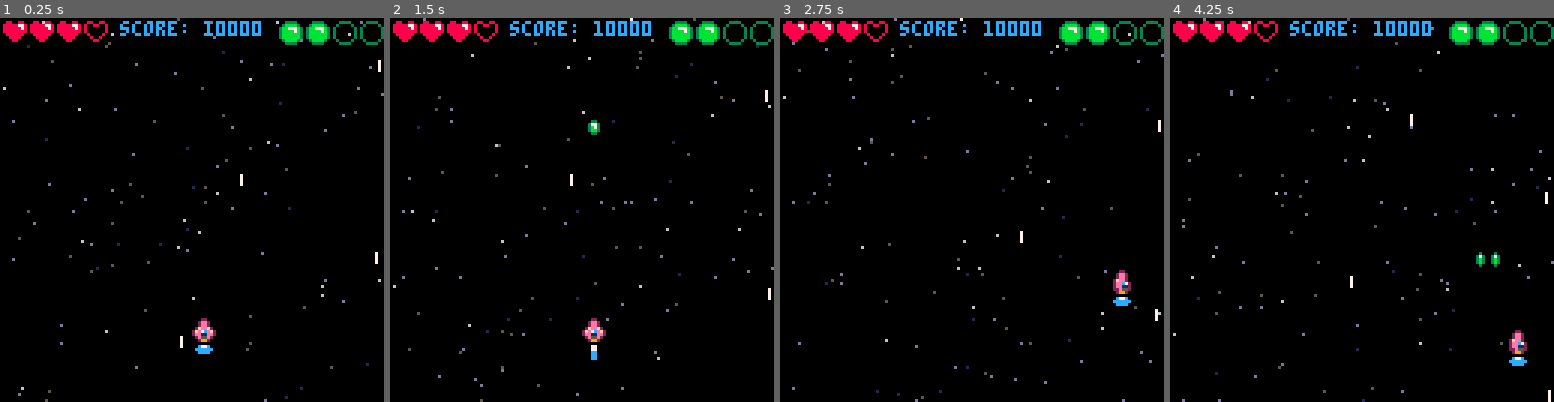
Above: before the commit, frames 1-4 (left to right).
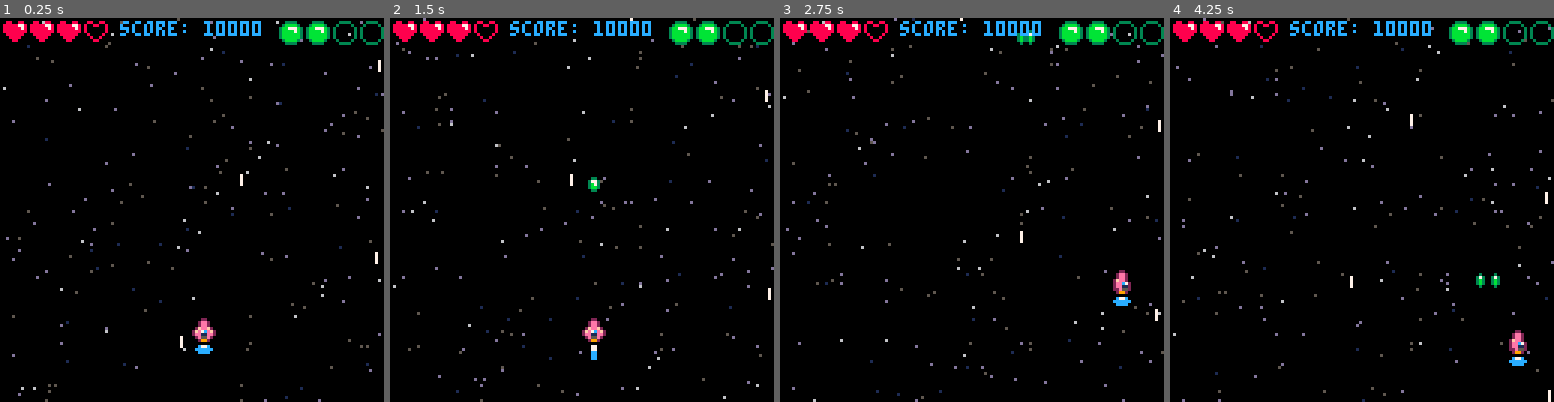
Above: after the commit, the same moments.

Repository: CalebmKopp/shmuptut
Game: PICO-8 cartridge shmup.p8
Two runs of this game, one before a commit and one after it. Both use one fixed random seed, a clock stepped at 60 frames per second and the inputs below.
Inputs:
- Up to frame 1 (0.25 s): no input
- Up to frame 2 (1.5 s): tap X (X key) at 0.33, 1.07 s
- Up to frame 3 (2.75 s): hold Right 1.6-2.1 s; tap X (X key) at 1.85 s; hold Up 2.15-2.42 s; hold Right from 2.47 s (still down)
- Up to frame 4 (4.25 s): tap X (X key) at 2.97, 4.08 s; release Right at 3.03 s; hold Left 3.08-3.58 s; hold Down 3.63-3.97 s; hold Right from 4.02 s (still down)

The runs differ from the first frame. In frame 1, 0.4% of the frame differs, in the area x 1-100%, y 0-100%; in frame 2, 0.6%; in frame 3, 0.5%; in frame 4, 0.7%, in the area x 1-100%, y 2-99%.

Commit message:
ep9 - functionalize all the things

Diff:
--- a/shmup.p8
+++ b/shmup.p8
@@ -15,7 +15,7 @@
 
 	bullx=-20
 	bully=-20
-	bullspd=5
+	bullspd=3.5
 	bullspr=24
 
 	muzzle=0
@@ -24,7 +24,7 @@
 	lives=3
 	bombs=2
 
-	starcount=111
+	starcount=184
 	starx={}
 	stary={}
 	starspd={}
@@ -34,7 +34,7 @@
 		add(stary,flr(rnd(128)))
 		add(starspd,rnd(1.5)+0.5)
 	end
-
+	mode="game"
 	t=0
 end
 
@@ -42,124 +42,18 @@
 	-- update is for gameplay
 	--	 (hard 30 fps always)
 	t+=1
-	--controls
-	xshipspd=0
-	yshipspd=0
-	shipspr=36
-
- --move left
-	if btn(0) then
-		shipspr=52
-		xshipspd=-2
-	end
-
-	--move right
-	if btn(1) then
-		shipspr=20
-		xshipspd=2
-	end
-
-	--move up
-	if btn(2) then
-		yshipspd=-2
-	end
-
-
-	--move down
-	if btn(3) then
-		yshipspd=2
-	end
-
-	--shoot
-	if btnp(5) then
-		bullx=xship
-		bully=yship-1
-		sfx(1)
-		muzzle=4
-	end
-
-	--change ship draw coords
-	xship = xship + xshipspd
-	yship = yship + yshipspd
-
-	--move the bullet
-	bully=bully-bullspd
-
-	--animate flame
-	boostspr+=1
-	if boostspr>10 then
-		boostspr=6
-	end
-
-	--animate muzzle flash
-	if muzzle>0 then
-		muzzle-=1
-	end
-
-	--animate bullet sprite
---	if (t%10) > 4 then
---		bullspr=26
---	else
---		bullspr=24
---	end
-	bullspr+=1
-	if bullspr>27 then
-		bullspr=24
-	end
-
-	--checking if we hit edge
-	if xship > 120 then
-		xship=0
-	end
-	if xship < 0 then
-		xship=120
-	end
-	if yship > 120 then
-		yship=0
-	end
-	if yship < 0 then
-		yship=120
-	end
-
-	ani_stars()
+	if mode=="game" then
+		update_game()
+	elseif mode=="start" then
+		--render start screen
+	end
 end
 
 function _draw()
-	-- draw is called when a frame
-	--  drawn to the screen
-	--  (30 fps attempted)
-	cls(0)
-	drw_stars()
-	-- the ship should always be
-	-- 	the last thing drawn
-	spr(shipspr, xship, yship)
-	spr(boostspr, xship, yship+8)
-
-	-- conditionally drawn
-	-- draw bullet
-	spr(bullspr, bullx, bully)
-	if muzzle>0 then
-		circfill(xship+3,yship-2,muzzle,7)
-		circfill(xship+4,yship-2,muzzle,7)
-	end
-
-	-- health ui
-	print("score: "..score, 40,1,12)
-
-	for i=1,4 do
-		if lives>=i then
-			spr(74,(i*9)-8,1)
-		else
-			spr(91,(i*9)-8,1)
-		end
-	end
-
-	for i=1,4 do
-		if bombs>=i then
-			spr(76,(i*9)+84,1)
-		else
-			spr(93,(i*9)+84,1)
-		end
+	if mode=="game" then
+		draw_game()
+	elseif mode=="start" then
+		--render start screen
 	end
 
 end
@@ -213,6 +106,125 @@
 		--reassign to array, for draw
 		--	func to pull y coord
 		stary[i]=sy
+	end
+end
+-->8
+--update
+function update_game()
+	--controls
+	xshipspd=0
+	yshipspd=0
+	shipspr=36
+
+ --move left
+	if btn(0) then
+		shipspr=52
+		xshipspd=-2
+	end
+
+	--move right
+	if btn(1) then
+		shipspr=20
+		xshipspd=2
+	end
+
+	--move up
+	if btn(2) then
+		yshipspd=-2
+	end
+
+
+	--move down
+	if btn(3) then
+		yshipspd=2
+	end
+
+	--shoot
+	if btnp(5) then
+		bullx=xship
+		bully=yship-1
+		sfx(1)
+		muzzle=4
+	end
+
+	--change ship draw coords
+	xship = xship + xshipspd
+	yship = yship + yshipspd
+
+	--move the bullet
+	bully=bully-bullspd
+
+	--animate flame
+	boostspr+=1
+	if boostspr>10 then
+		boostspr=6
+	end
+
+	--animate muzzle flash
+	if muzzle>0 then
+		muzzle-=1
+	end
+
+	--change bullspr over time
+	bullspr+=1
+	if bullspr>27 then
+		bullspr=24
+	end
+
+	--checking if we hit edge
+	if xship > 120 then
+		xship=0
+	end
+	if xship < 0 then
+		xship=120
+	end
+	if yship > 120 then
+		yship=0
+	end
+	if yship < 0 then
+		yship=120
+	end
+
+	ani_stars()
+end
+-->8
+-- draw
+function draw_game()
+-- draw is called when a frame
+	--  drawn to the screen
+	--  (30 fps attempted)
+	cls(0)
+	drw_stars()
+	-- the ship should always be
+	-- 	the last thing drawn
+	spr(shipspr, xship, yship)
+	spr(boostspr, xship, yship+8)
+
+	-- conditionally drawn
+	-- draw bullet
+	spr(bullspr, bullx, bully)
+	if muzzle>0 then
+		circfill(xship+3,yship-2,muzzle,7)
+		circfill(xship+4,yship-2,muzzle,7)
+	end
+
+	-- health ui
+	print("score: "..score, 40,1,12)
+
+	for i=1,4 do
+		if lives>=i then
+			spr(74,(i*9)-8,1)
+		else
+			spr(91,(i*9)-8,1)
+		end
+	end
+
+	for i=1,4 do
+		if bombs>=i then
+			spr(76,(i*9)+84,1)
+		else
+			spr(93,(i*9)+84,1)
+		end
 	end
 end
 __gfx__
